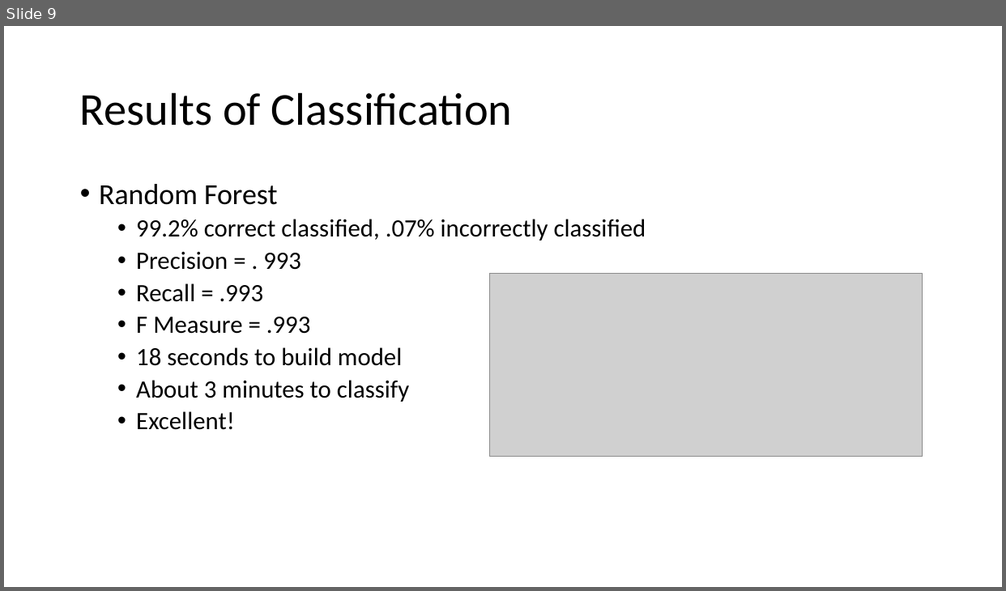
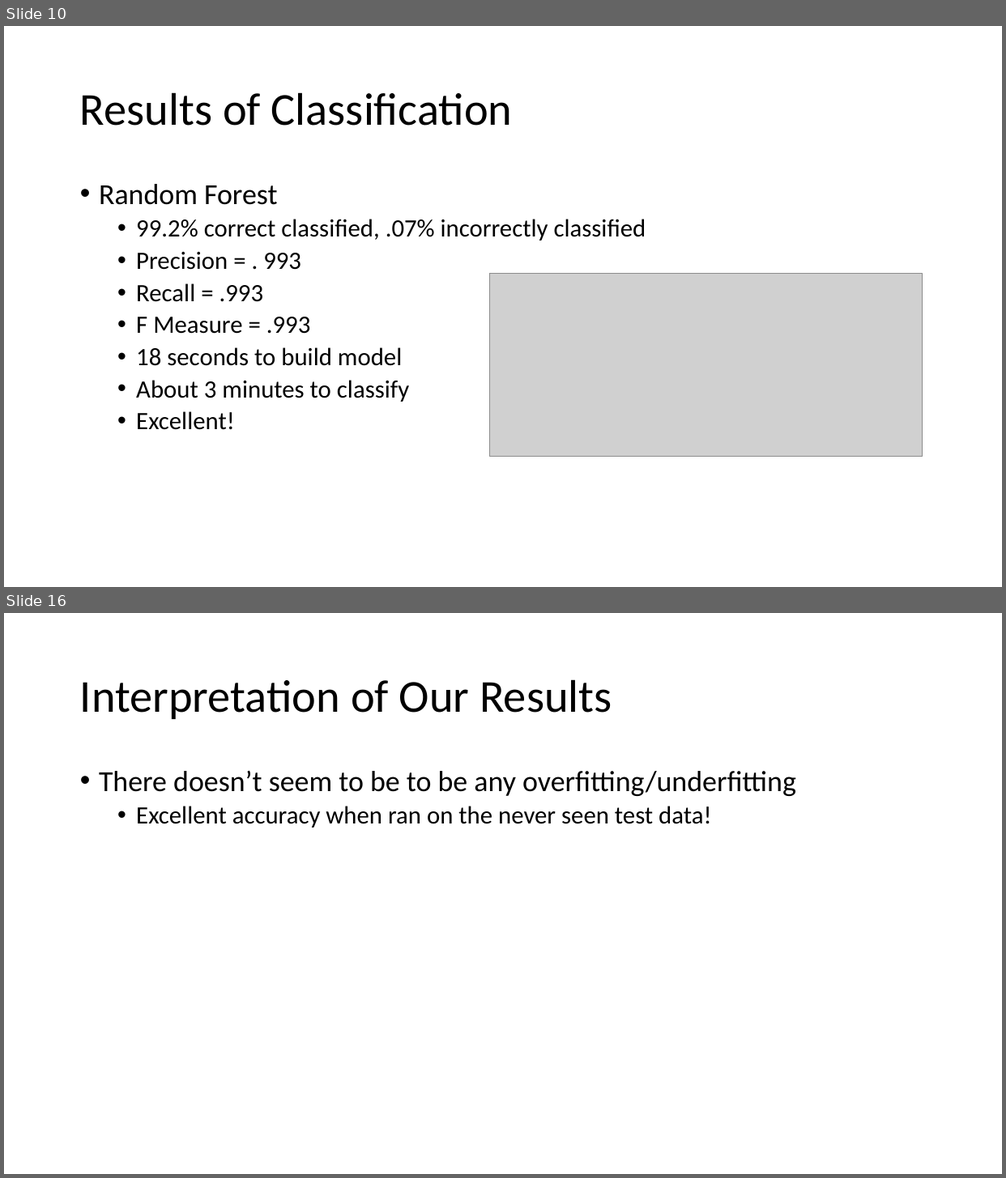
Before and after one commit to ndarwich/Crash-Analysis, a slide deck: Slides/WekaSlides.pptx. Shown one above the other, each under a label of ours: slide 9 before the commit, slides 10 and 16 after it; the slides between them are not shown. The pictures are 1006x591 and 1006x1178 pixels, drawn with LibreOffice and Linux fonts; fonts in the diff are those of the drawing; grey boxes stand for pictures. Boxes give left, top, right and bottom in pixels: in the first picture for what was removed or moved away, otherwise in the second. Text is boxed around its words. In the diff, an @@ line names an element or a change of style, - is before the commit and + after.

```diff
--- a/Slides/WekaSlides.pptx
+++ b/Slides/WekaSlides.pptx
@@ slide 16 added at bbox=[4, 613, 1002, 1174], background #FFFFFF @@
@@ title added at bbox=[80, 679, 612, 719], 44 pt, text #000000 @@
+Interpretation of Our Results
@@ text added at bbox=[99, 770, 796, 828], 28 pt, text #000000 @@
+• There doesn’t seem to be to be any overfitting/underfitting
+  • Excellent accuracy when ran on the never seen test data!
@@ what was slide 9 is now slide 10 @@
```
Also in this commit, not shown: 2 slides changed, 6 other slides added.
